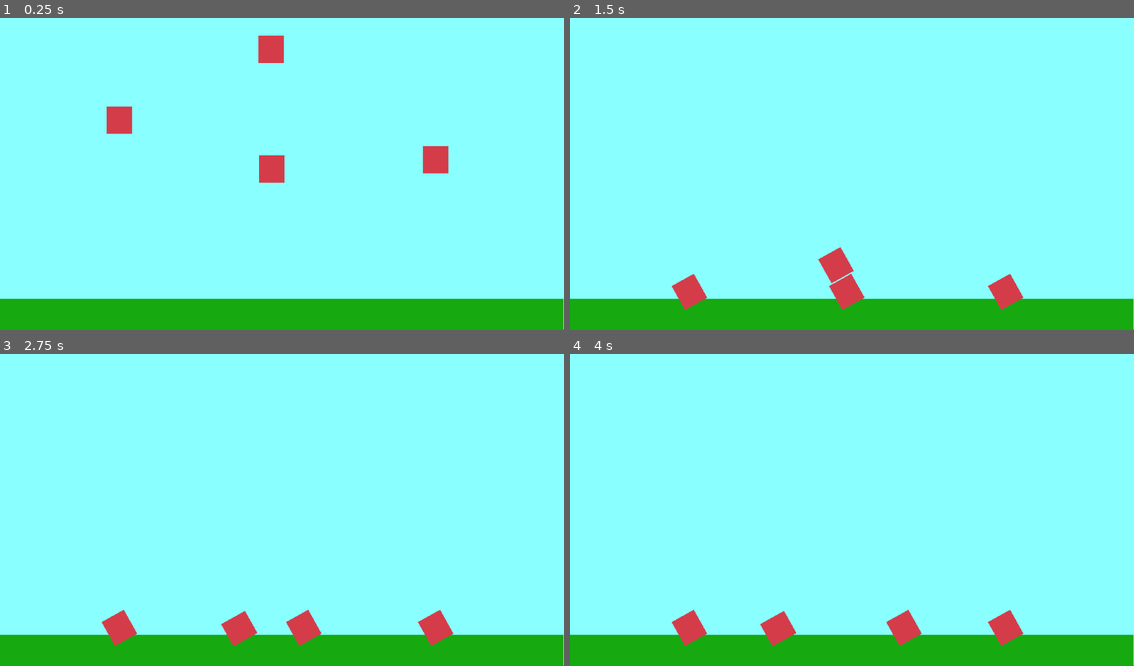
Above: before the commit, frames 1-4 (two rows, left to right).
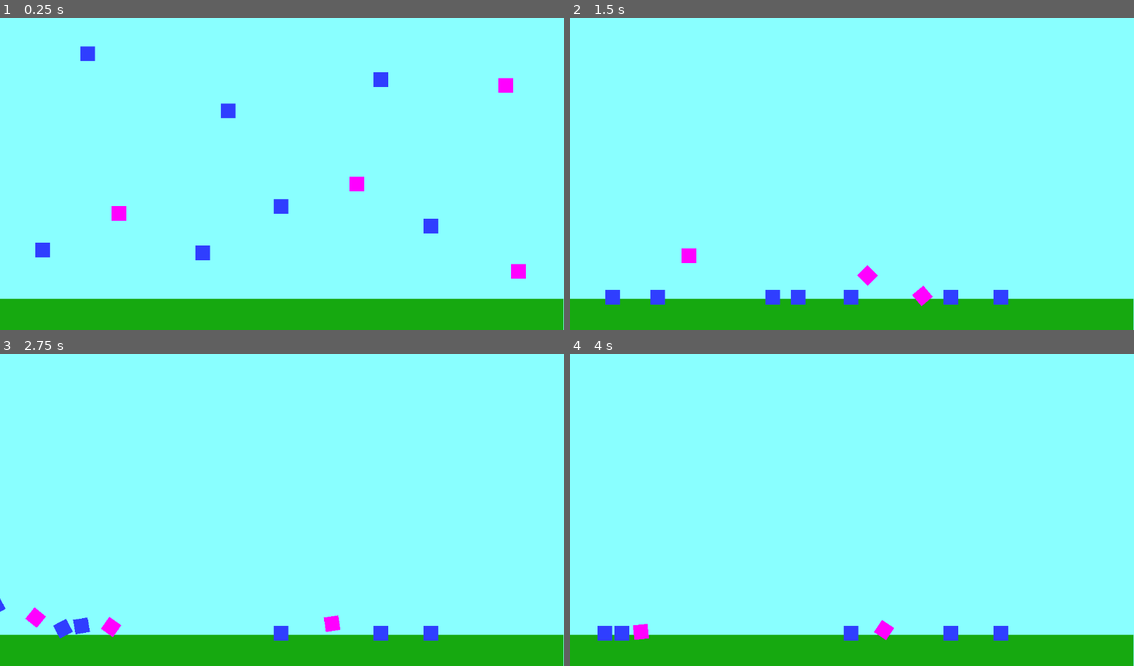
Above: after the commit, the same moments.

Repository: odiegosilva1/MaisUmGame2D
Game: Godot game, scene res://node_2d.tscn
The game is run twice, just before and just after one commit, with the same random seed, the same clock (stepped at 60 frames per second) and the same inputs.
Inputs:
- Up to frame 1 (0.25 s): no input
- Up to frame 2 (1.5 s): hold Right (ui_right) 0.53-1.28 s; hold Down (ui_down) from 1.28 s (still down)
- Up to frame 3 (2.75 s): release Down (ui_down) at 2.03 s; hold Right (ui_right) from 2.03 s (still down)
- Up to frame 4 (4 s): release Right (ui_right) at 2.78 s; hold Up (ui_up) 2.78-3.53 s; hold Left (ui_left) from 3.53 s (still down)

The runs differ from the first frame. In frame 1, 3.0% of the frame differs, in the area x 6-100%, y 5-100%; in frame 2, 2.7%; in frame 3, 2.5%; in frame 4, 2.4%.

Commit message:
create: game-maneger.tscn

Diff:
--- /dev/null
+++ b/Objects/box-bouncy.tscn
@@ -0,0 +1,13 @@
+[gd_scene load_steps=3 format=3 uid="uid://cch4dw4gwxcu8"]
+
+[ext_resource type="PackedScene" uid="uid://buy2v8kfiba8n" path="res://Objects/regular-box.tscn" id="1_eok2r"]
+
+[sub_resource type="PhysicsMaterial" id="PhysicsMaterial_rmjm1"]
+
+[node name="RigidBody2D" instance=ExtResource("1_eok2r")]
+mass = 0.01
+physics_material_override = SubResource("PhysicsMaterial_rmjm1")
+gravity_scale = 1.0
+
+[node name="ColorRect" parent="." index="1"]
+color = Color(0.184314, 0.243137, 1, 1)
--- a/Objects/regular-box.tscn
+++ b/Objects/regular-box.tscn
@@ -3,10 +3,9 @@
 [sub_resource type="CanvasItemMaterial" id="CanvasItemMaterial_6bv5i"]
 light_mode = 2
 
-[sub_resource type="PhysicsMaterial" id="PhysicsMaterial_x8c1g"]
+[sub_resource type="PhysicsMaterial" id="PhysicsMaterial_wmobp"]
 friction = 0.0
-bounce = 1.0
-absorbent = true
+bounce = 0.8
 
 [sub_resource type="CanvasItemMaterial" id="CanvasItemMaterial_bdglv"]
 light_mode = 1
@@ -16,24 +15,26 @@
 particles_anim_loop = false
 
 [sub_resource type="RectangleShape2D" id="RectangleShape2D_86pa7"]
-size = Vector2(54, 55)
+size = Vector2(34, 33.3333)
 
 [node name="RigidBody2D" type="RigidBody2D"]
 material = SubResource("CanvasItemMaterial_6bv5i")
-rotation = -6.28319
-physics_material_override = SubResource("PhysicsMaterial_x8c1g")
+scale = Vector2(3, 3)
+mass = 8.0
+physics_material_override = SubResource("PhysicsMaterial_wmobp")
+gravity_scale = 2.0
 
 [node name="CollisionShape2D" type="CollisionShape2D" parent="."]
 material = SubResource("CanvasItemMaterial_bdglv")
-position = Vector2(588, 233.5)
-rotation = 0.509636
+position = Vector2(1.66667, 3)
 shape = SubResource("RectangleShape2D_86pa7")
-debug_color = Color(0.976471, 0.0431373, 0.168627, 0.419608)
+debug_color = Color(0.944407, 0.0359254, 0.160878, 0.419608)
 
 [node name="ColorRect" type="ColorRect" parent="."]
-offset_left = 561.0
-offset_top = 205.0
-offset_right = 613.0
-offset_bottom = 261.0
-color = Color(0.835294, 0.235294, 0.290196, 1)
+offset_left = -14.3333
+offset_top = -12.0
+offset_right = 0.666666
+offset_bottom = 3.0
+scale = Vector2(2, 2)
+color = Color(1, 0, 1, 1)
 metadata/_edit_use_anchors_ = true
--- /dev/null
+++ b/gamemaneger.gd
@@ -0,0 +1,11 @@
+extends Node
+
+
+# Called when the node enters the scene tree for the first time.
+func _ready():
+	pass # Replace with function body.
+
+
+# Called every frame. 'delta' is the elapsed time since the previous frame.
+func _process(delta):
+	pass
--- a/node_2d.tscn
+++ b/node_2d.tscn
@@ -1,18 +1,21 @@
-[gd_scene load_steps=3 format=3 uid="uid://bogdomv81brgk"]
+[gd_scene load_steps=5 format=3 uid="uid://bogdomv81brgk"]
 
+[ext_resource type="Script" path="res://gamemaneger.gd" id="1_b5sc4"]
 [ext_resource type="PackedScene" uid="uid://buy2v8kfiba8n" path="res://Objects/regular-box.tscn" id="1_lp1na"]
+[ext_resource type="PackedScene" uid="uid://cch4dw4gwxcu8" path="res://Objects/box-bouncy.tscn" id="2_c2lll"]
 
 [sub_resource type="RectangleShape2D" id="RectangleShape2D_iajuy"]
 size = Vector2(1152.25, 50)
 
 [node name="World" type="Node2D"]
 
+[node name="GameManeger" type="Node" parent="."]
+script = ExtResource("1_b5sc4")
+
 [node name="bg" type="ColorRect" parent="."]
 layout_direction = 1
-offset_left = -3.0
-offset_top = -3.0
-offset_right = 1152.0
-offset_bottom = 647.0
+offset_right = 1155.0
+offset_bottom = 650.0
 auto_translate = false
 localize_numeral_system = false
 color = Color(0.537255, 1, 1, 1)
@@ -31,14 +34,38 @@
 shape = SubResource("RectangleShape2D_iajuy")
 debug_color = Color(0.932186, 0.187028, 0.461508, 0.42)
 
-[node name="RigidBody2D" parent="." instance=ExtResource("1_lp1na")]
-position = Vector2(-343, -43)
-
-[node name="RigidBody2D2" parent="." instance=ExtResource("1_lp1na")]
-position = Vector2(-32, 57)
-
-[node name="RigidBody2D3" parent="." instance=ExtResource("1_lp1na")]
-position = Vector2(303, 38)
-
 [node name="RigidBody2D4" parent="." instance=ExtResource("1_lp1na")]
 position = Vector2(-33, -188)
+
+[node name="RigidBody2D" parent="." instance=ExtResource("1_lp1na")]
+position = Vector2(242, 349)
+
+[node name="RigidBody2D6" parent="." instance=ExtResource("1_lp1na")]
+position = Vector2(1032, 87)
+
+[node name="RigidBody2D8" parent="." instance=ExtResource("2_c2lll")]
+position = Vector2(573, 364)
+
+[node name="RigidBody2D9" parent="." instance=ExtResource("2_c2lll")]
+position = Vector2(777, 104)
+
+[node name="RigidBody2D10" parent="." instance=ExtResource("2_c2lll")]
+position = Vector2(413, 459)
+
+[node name="RigidBody2D11" parent="." instance=ExtResource("2_c2lll")]
+position = Vector2(86, 453)
+
+[node name="RigidBody2D2" parent="." instance=ExtResource("2_c2lll")]
+position = Vector2(178, 51)
+
+[node name="RigidBody2D3" parent="." instance=ExtResource("2_c2lll")]
+position = Vector2(465, 168)
+
+[node name="RigidBody2D5" parent="." instance=ExtResource("2_c2lll")]
+position = Vector2(879, 404)
+
+[node name="RigidBody2D7" parent="." instance=ExtResource("1_lp1na")]
+position = Vector2(1058, 468)
+
+[node name="RigidBody2D12" parent="." instance=ExtResource("1_lp1na")]
+position = Vector2(728, 289)
